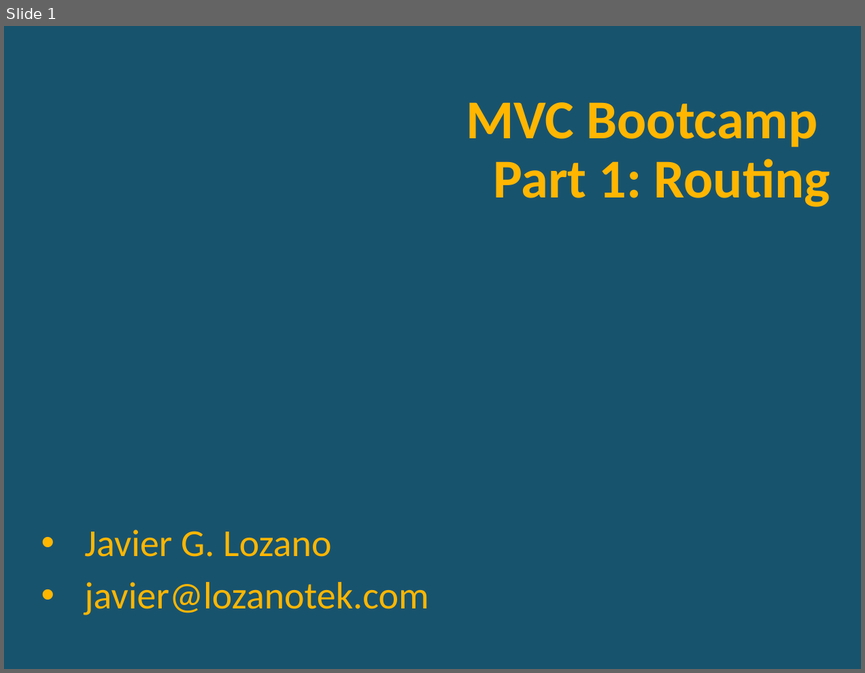
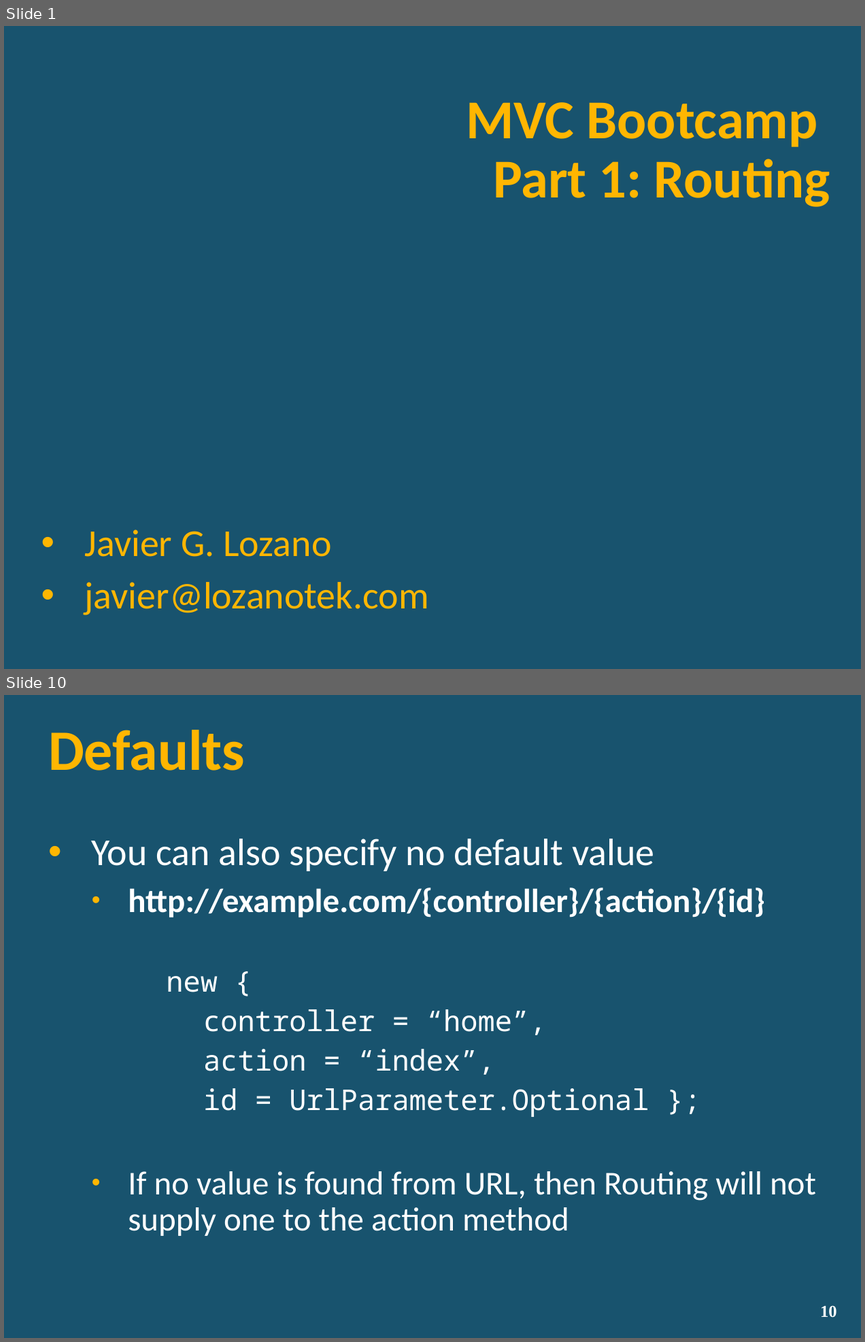
Before and after one commit to lozanotek/MVCBootcamp, a slide deck: slides/part1_routing.pptx. Shown one above the other, each under a label of ours: slide 1 before the commit, slides 1 and 10 after it; the slides between them are not shown. The pictures are 865x673 and 865x1342 pixels, drawn with LibreOffice and Linux fonts; fonts in the diff are those of the drawing; background and template pictures are left out. Boxes give left, top, right and bottom in pixels: in the first picture for what was removed or moved away, otherwise in the second. Text is boxed around its words. In the diff, an @@ line names an element or a change of style, - is before the commit and + after.

Commit message:
Finished part 1.1 - routing

```diff
--- a/slides/part1_routing.pptx
+++ b/slides/part1_routing.pptx
@@ slide 10 added at (4, 695, 861, 1338), background picture (left out) @@
@@ title added at (48, 730, 245, 770), 48 pt, text #FFB601, bold @@
+Defaults
@@ text added at (92, 838, 816, 1236), 28 pt, text #FFFFFF @@
+• You can also specify no default value
+  • http://example.com/{controller}/{action}/{id}
+    new {
+      controller = “home”,
+      action = “index”,
+      id = UrlParameter.Optional };
+  • If no value is found from URL, then Routing will not supply one to the action method
@@ page number added at (820, 1305, 837, 1317), 14 pt, text #FFFFFF, bold @@
+10
```
Also in this commit, not shown: 12 other slides added, 2 slides removed.
